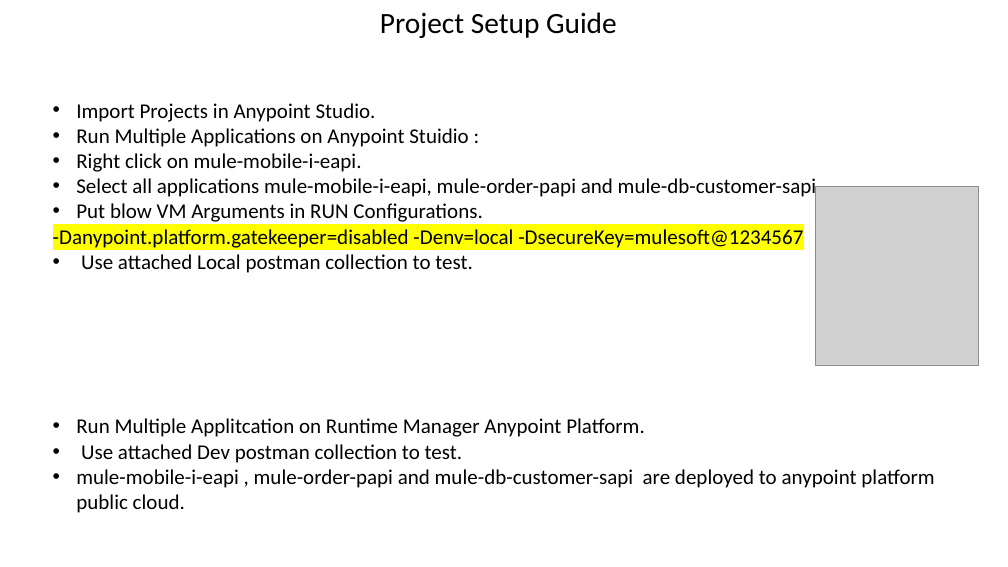
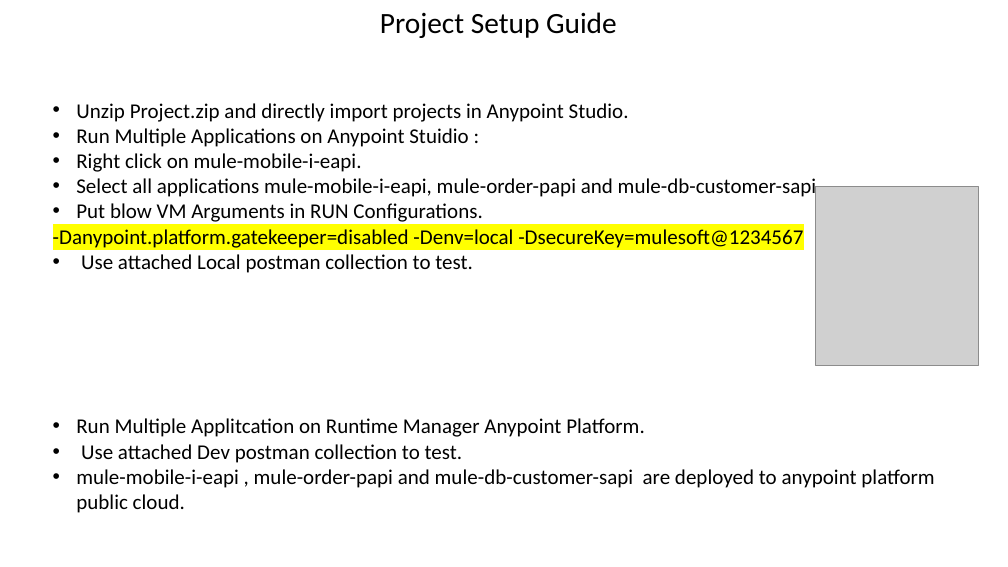
Before and after one commit to raviggu/My-Case-Study, a slide deck: slide 2 of CaseStudy-Setup.pptx. Drawn at 1008x567 pixels with LibreOffice and Linux fonts; fonts in the diff are those of the drawing; grey boxes stand for pictures. Boxes give left, top, right and bottom in pixels: in the first picture for what was removed or moved away, otherwise in the second. Text is boxed around its words. In the diff, an @@ line names an element or a change of style, - is before the commit and + after.

```diff
--- a/CaseStudy-Setup.pptx
+++ b/CaseStudy-Setup.pptx
@@ text at (76,103,629,122): text changed @@
-• Import Projects in Anypoint Studio.
+• Unzip Project.zip and directly import projects in Anypoint Studio.
```
Also in this commit, not shown: 1 other slide changed, 1 slide added.
